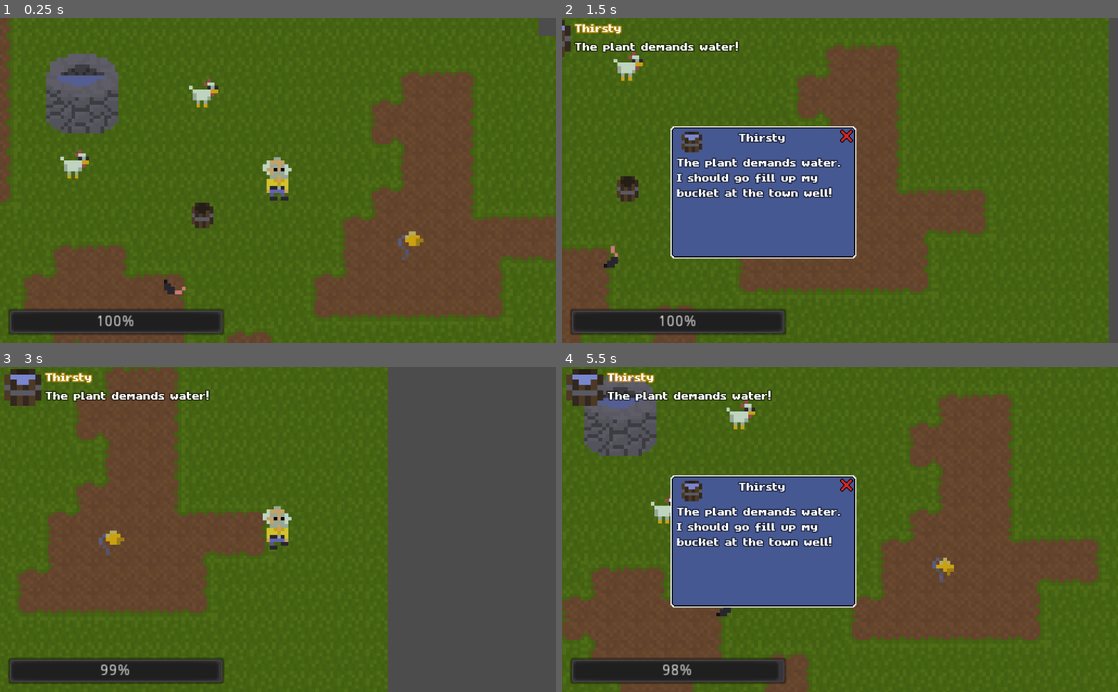
Above: before the commit, frames 1-4 (two rows, left to right).
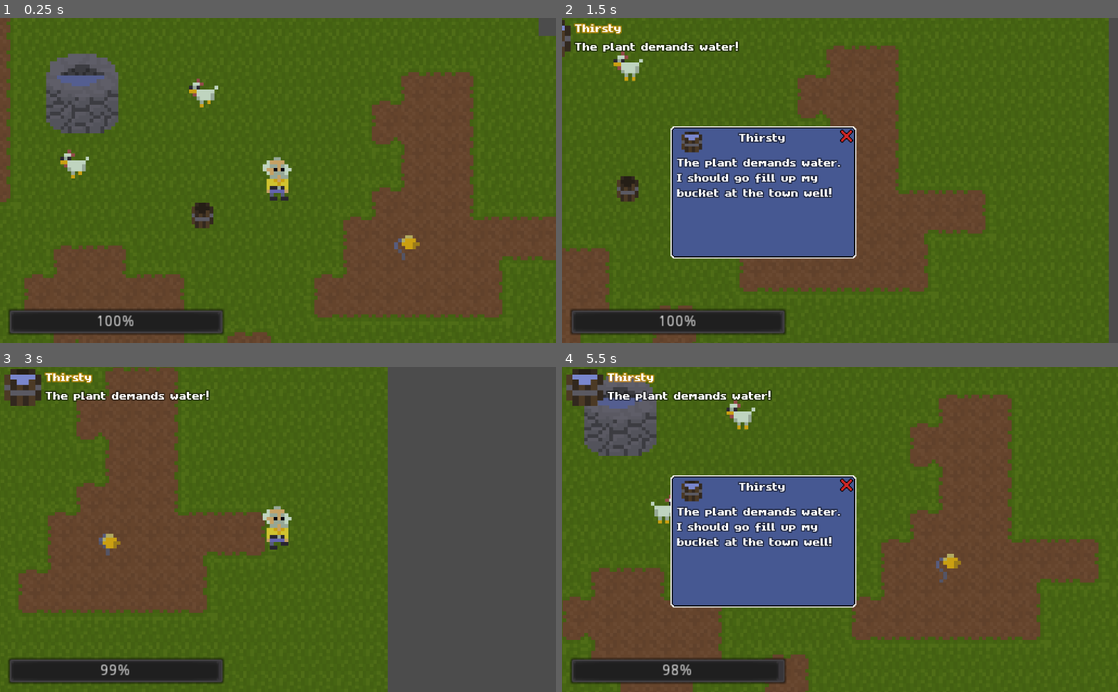
Above: after the commit, the same moments.

Repository: Lemonszz/ld46
Game: Godot game, scene res://Game.tscn
The game is run twice, just before and just after one commit, with the same random seed, the same clock (stepped at 60 frames per second) and the same inputs. The engine's default icon, where the game draws it, is replaced by a stand-in: a white triangle on a blue panel in a dark square.
Inputs:
- Up to frame 1 (0.25 s): no input
- Up to frame 2 (1.5 s): hold D (right) 0.53-1.28 s; tap E (activate) at 0.6 s; hold S (down) from 1.28 s (still down); tap J (quest) at 1.35 s
- Up to frame 3 (3 s): release S (down) at 2.03 s; hold D (right) 2.03-2.78 s; tap E (activate) at 2.1 s; hold W (up) from 2.78 s (still down); tap J (quest) at 2.85 s
- Up to frame 4 (5.5 s): release W (up) at 3.53 s; hold A (left) 3.53-5.03 s; tap E (activate) at 3.6, 5.1 s; tap J (quest) at 4.35 s; hold S (down) from 5.03 s (still down)

The runs differ from the first frame. In frame 1, 0.7% of the frame differs, in the area x 10-77%, y 18-86%; in frame 2, 0.3%; in frame 3, 0.1%; in frame 4, 0.5%.

Commit message:
Chicken changes, plant stage 4

Diff:
--- a/Game.tscn
+++ b/Game.tscn
@@ -69,7 +69,7 @@
 position = Vector2( -20.8898, 9.68006 )
 
 [node name="Pickup2" parent="." instance=ExtResource( 7 )]
-position = Vector2( -27.5591, 27.445 )
+position = Vector2( -46.5853, -185.098 )
 
 [node name="ui" type="CanvasLayer" parent="."]
 scale = Vector2( 2, 2 )
@@ -104,3 +104,18 @@
 
 [node name="Building" parent="Building3" instance=ExtResource( 10 )]
 position = Vector2( 96.8293, 70.5984 )
+
+[node name="Pickup3" parent="." instance=ExtResource( 7 )]
+position = Vector2( 14.867, -238.329 )
+
+[node name="Pickup4" parent="." instance=ExtResource( 7 )]
+position = Vector2( 101.056, -235.182 )
+
+[node name="Pickup5" parent="." instance=ExtResource( 7 )]
+position = Vector2( 99.832, -168.923 )
+
+[node name="Pickup6" parent="." instance=ExtResource( 7 )]
+position = Vector2( -65.028, -258.084 )
+
+[node name="Pickup7" parent="." instance=ExtResource( 7 )]
+position = Vector2( -95.6224, -243.224 )
--- a/objects/ChickenPickup.tscn
+++ b/objects/ChickenPickup.tscn
@@ -1,10 +1,34 @@
-[gd_scene load_steps=3 format=2]
+[gd_scene load_steps=7 format=2]
 
 [ext_resource path="res://objects/PickupEntity.tscn" type="PackedScene" id=1]
 [ext_resource path="res://script/pickup/ChickenPickup.gd" type="Script" id=2]
+[ext_resource path="res://assets/chicken/chicken.png" type="Texture" id=3]
+[ext_resource path="res://assets/chicken/chickenwalk1.png" type="Texture" id=4]
+[ext_resource path="res://assets/chicken/chickenwalk2.png" type="Texture" id=5]
+
+[sub_resource type="SpriteFrames" id=1]
+animations = [ {
+"frames": [ ExtResource( 3 ) ],
+"loop": true,
+"name": "idle",
+"speed": 5.0
+}, {
+"frames": [ ExtResource( 4 ), ExtResource( 5 ) ],
+"loop": true,
+"name": "walk",
+"speed": 5.0
+} ]
 
 [node name="PickupEntity" instance=ExtResource( 1 )]
 scale = Vector2( 1, 1 )
 script = ExtResource( 2 )
+
+[node name="Sprite" parent="." index="2"]
+visible = false
+
+[node name="AnimatedSprite" type="AnimatedSprite" parent="." index="3"]
+frames = SubResource( 1 )
+animation = "idle"
+playing = true
 [connection signal="body_entered" from="Area2D" to="." method="_on_Area2D_body_entered"]
 [connection signal="body_exited" from="Area2D" to="." method="_on_Area2D_body_exited"]
--- a/objects/Plant.tscn
+++ b/objects/Plant.tscn
@@ -13,6 +13,10 @@
 [ext_resource path="res://assets/plant/stage_3/plantstage3_2.png" type="Texture" id=11]
 [ext_resource path="res://assets/plant/stage_3/plantstage3_3.png" type="Texture" id=12]
 [ext_resource path="res://assets/plant/stage_3/plantstage3_4.png" type="Texture" id=13]
+[ext_resource path="res://assets/plant/stage_4/plantstage4_2.png" type="Texture" id=14]
+[ext_resource path="res://assets/plant/stage_4/plantstage4_3.png" type="Texture" id=15]
+[ext_resource path="res://assets/plant/stage_4/plantstage4_1.png" type="Texture" id=16]
+[ext_resource path="res://assets/plant/stage_4/plantstage4_4.png" type="Texture" id=17]
 
 [sub_resource type="CircleShape2D" id=1]
 radius = 5.43706
@@ -33,9 +37,17 @@
 "speed": 7.0
 } ]
 
+[sub_resource type="SpriteFrames" id=6]
+animations = [ {
+"frames": [ ExtResource( 10 ), ExtResource( 11 ), ExtResource( 12 ), ExtResource( 13 ) ],
+"loop": true,
+"name": "default",
+"speed": 7.0
+} ]
+
 [sub_resource type="SpriteFrames" id=4]
 animations = [ {
-"frames": [ ExtResource( 10 ), ExtResource( 11 ), ExtResource( 12 ), ExtResource( 13 ) ],
+"frames": [ ExtResource( 16 ), ExtResource( 14 ), ExtResource( 15 ), ExtResource( 17 ) ],
 "loop": true,
 "name": "default",
 "speed": 7.0
@@ -48,29 +60,39 @@
 script = ExtResource( 2 )
 
 [node name="CollisionShape2D" type="CollisionShape2D" parent="."]
+visible = false
 position = Vector2( 0, 0.115982 )
 shape = SubResource( 1 )
 
 [node name="st1" type="AnimatedSprite" parent="."]
 frames = SubResource( 2 )
+frame = 3
 playing = true
 
 [node name="st2" type="AnimatedSprite" parent="."]
 visible = false
 position = Vector2( 0, -1 )
 frames = SubResource( 3 )
-frame = 3
+frame = 2
 playing = true
 
 [node name="st3" type="AnimatedSprite" parent="."]
 visible = false
+position = Vector2( 1.52593, -1.91033 )
+frames = SubResource( 6 )
+frame = 2
+playing = true
+
+[node name="st4" type="AnimatedSprite" parent="."]
+visible = false
 position = Vector2( 1.19493, -2.02067 )
 frames = SubResource( 4 )
-frame = 3
+frame = 2
 playing = true
 
 [node name="Area2D" type="Area2D" parent="."]
 
 [node name="CollisionShape2D" type="CollisionShape2D" parent="Area2D"]
+visible = false
 shape = SubResource( 5 )
 [connection signal="body_entered" from="Area2D" to="." method="_on_Area2D_body_entered"]
--- a/objects/RatPickup.tscn
+++ b/objects/RatPickup.tscn
@@ -25,11 +25,10 @@
 [node name="Area2D" type="Area2D" parent="."]
 
 [node name="CollisionShape2D" type="CollisionShape2D" parent="Area2D"]
-shape = SubResource( 2 )
+shape = SubResource( 1 )
 
 [node name="AnimatedSprite" type="AnimatedSprite" parent="."]
-frames = SubResource( 3 )
-frame = 2
+frames = SubResource( 2 )
 playing = true
 [connection signal="body_entered" from="Area2D" to="." method="_on_Area2D_body_entered"]
 [connection signal="body_exited" from="Area2D" to="." method="_on_Area2D_body_exited"]
--- a/script/Plant.gd
+++ b/script/Plant.gd
@@ -10,7 +10,8 @@
 onready var stages = [
 	$st1,
 	$st2,
-	$st3
+	$st3,
+	$st4
 ];
 
 func _ready():
--- a/script/pickup/ChickenPickup.gd
+++ b/script/pickup/ChickenPickup.gd
@@ -16,6 +16,18 @@
 	targetTime -= delta;
 	if(targetTime <= 0):
 		switch_target();
+
+	if(velocity.x > 0):
+		$AnimatedSprite.flip_h = false;
+	elif(velocity.x < 0):
+		$AnimatedSprite.flip_h = true;
+
+	if(velocity.length() > 0.05):
+		if($AnimatedSprite.animation != "walk"):
+			$AnimatedSprite.animation = "walk";
+	else:
+		if($AnimatedSprite.animation != "idle"):
+			$AnimatedSprite.animation = "idle";
 
 func switch_target():
 	var s = self;
Not shown, added: assets/plant/stage_4/plantstage4_1.png.import
Not shown, added: assets/plant/stage_4/plantstage4_2.png.import
Not shown, added: assets/plant/stage_4/plantstage4_3.png.import
Not shown, added: assets/plant/stage_4/plantstage4_4.png.import
Not shown: 1 places in objects/Plant.tscn that only renumber resources
Not shown: 1 places in objects/RatPickup.tscn that only renumber resources
